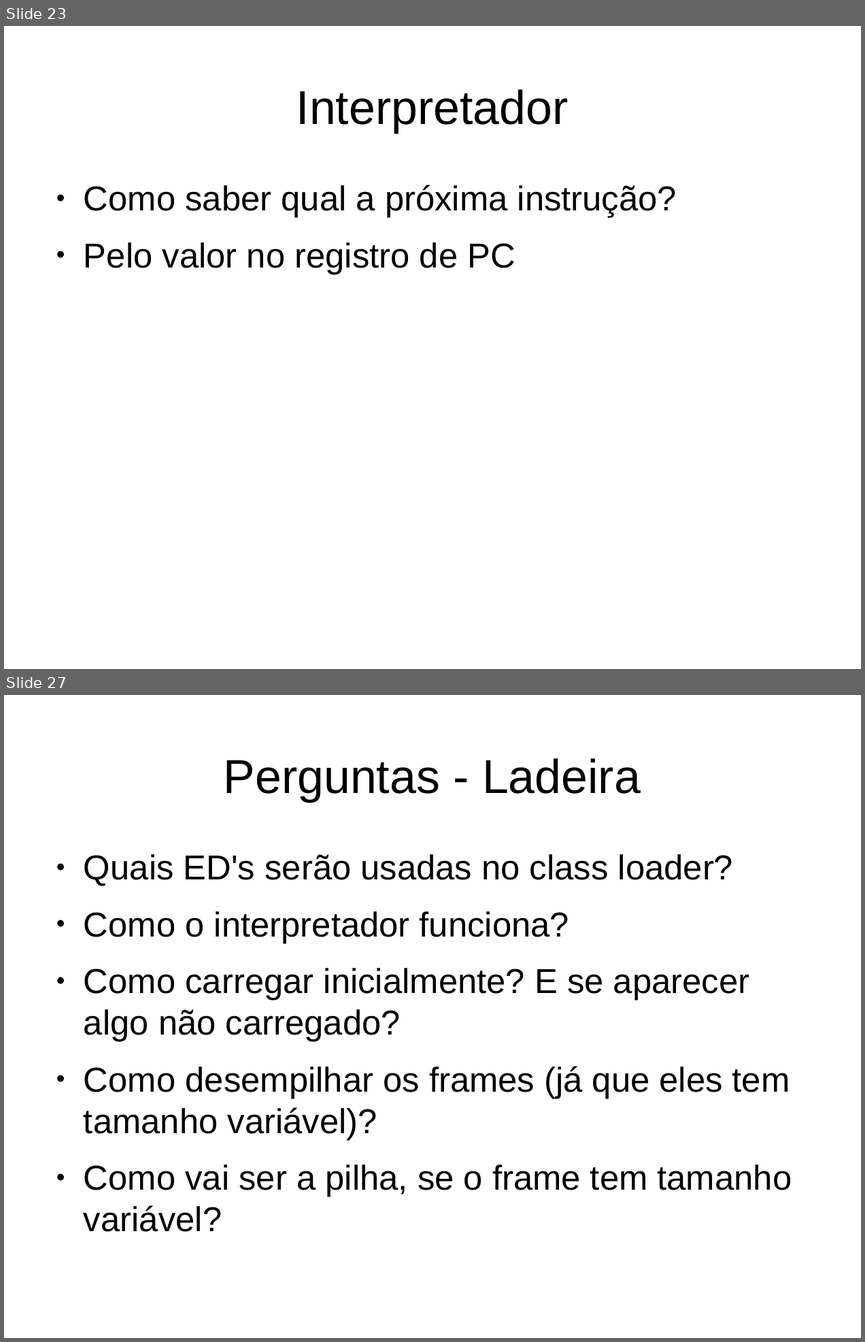
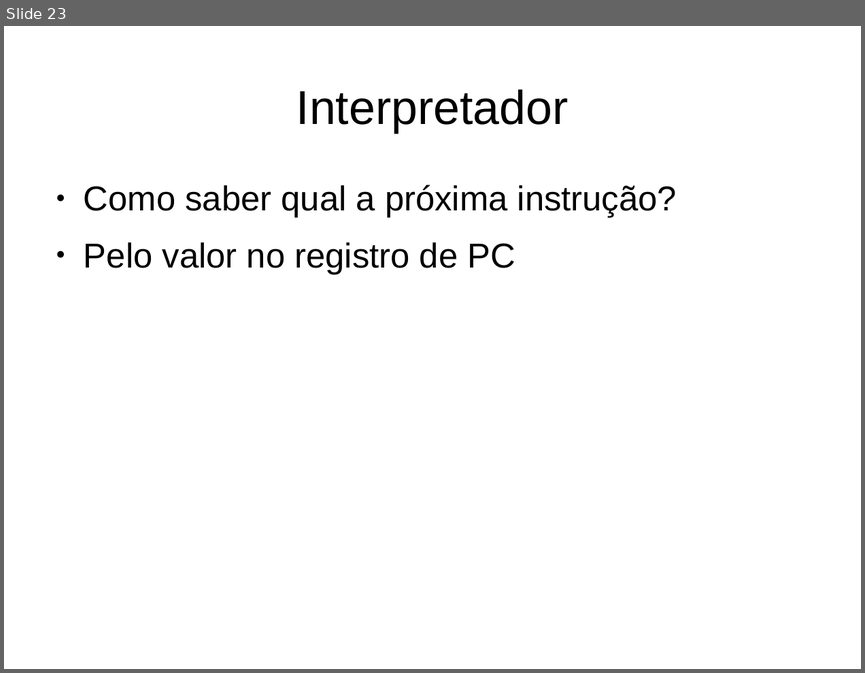
Before and after one commit to gabrielmm1234/jvm-sb, a slide deck: projetoLogico/apresentacao.odp. Shown one above the other, each under a label of ours: slides 23 and 27 before the commit, slide 23 after it; the slides between them are not shown. The pictures are 865x1342 and 865x673 pixels, drawn with LibreOffice and Linux fonts; fonts in the diff are those of the drawing. Boxes give left, top, right and bottom in pixels: in the first picture for what was removed or moved away, otherwise in the second. Text is boxed around its words. In the diff, an @@ line names an element or a change of style, - is before the commit and + after.

```diff
--- a/projetoLogico/apresentacao.odp
+++ b/projetoLogico/apresentacao.odp
@@ slide 27 removed at <box>4,695,861,1338</box>, background #FFFFFF @@
@@ title removed at <box>224,758,640,802</box> @@
-Perguntas - Ladeira
@@ text removed at <box>84,854,792,1232</box> @@
-● Quais ED's serão usadas no class loader?
-● Como o interpretador funciona?
-● Como carregar inicialmente? E se aparecer algo não carregado?
-● Como desempilhar os frames (já que eles tem tamanho variável)?
-● Como vai ser a pilha, se o frame tem tamanho variável?
```
Also in this commit, not shown: 5 slides changed, 2 other slides removed.
